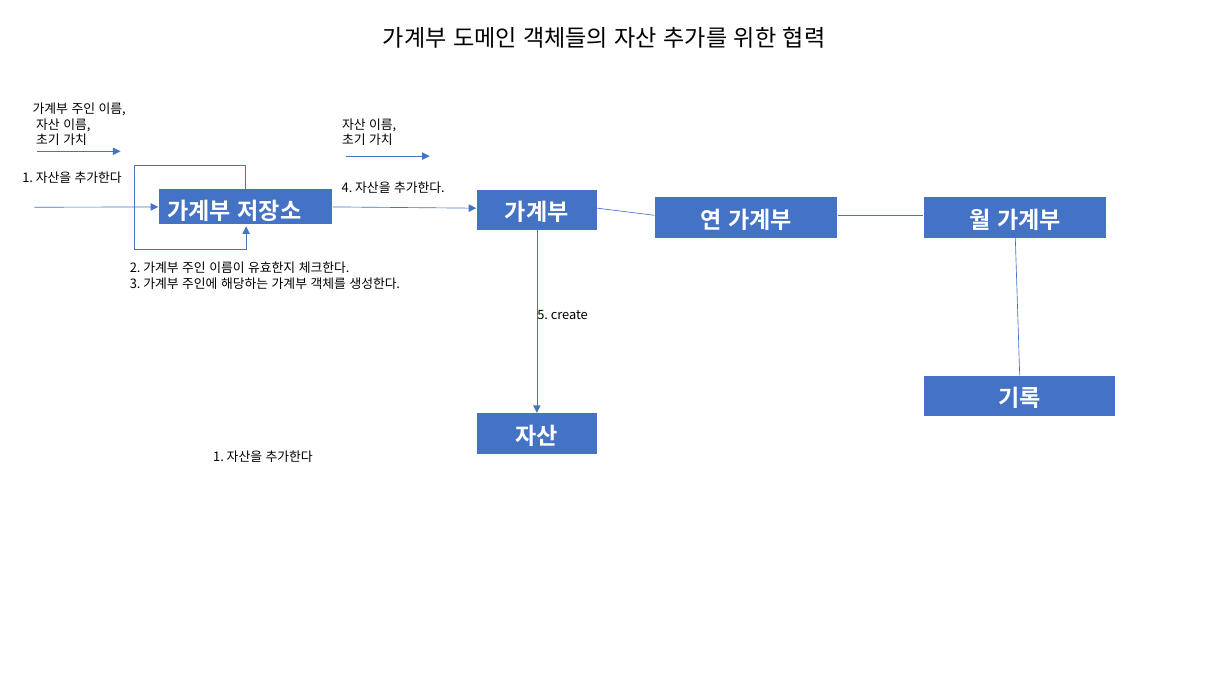
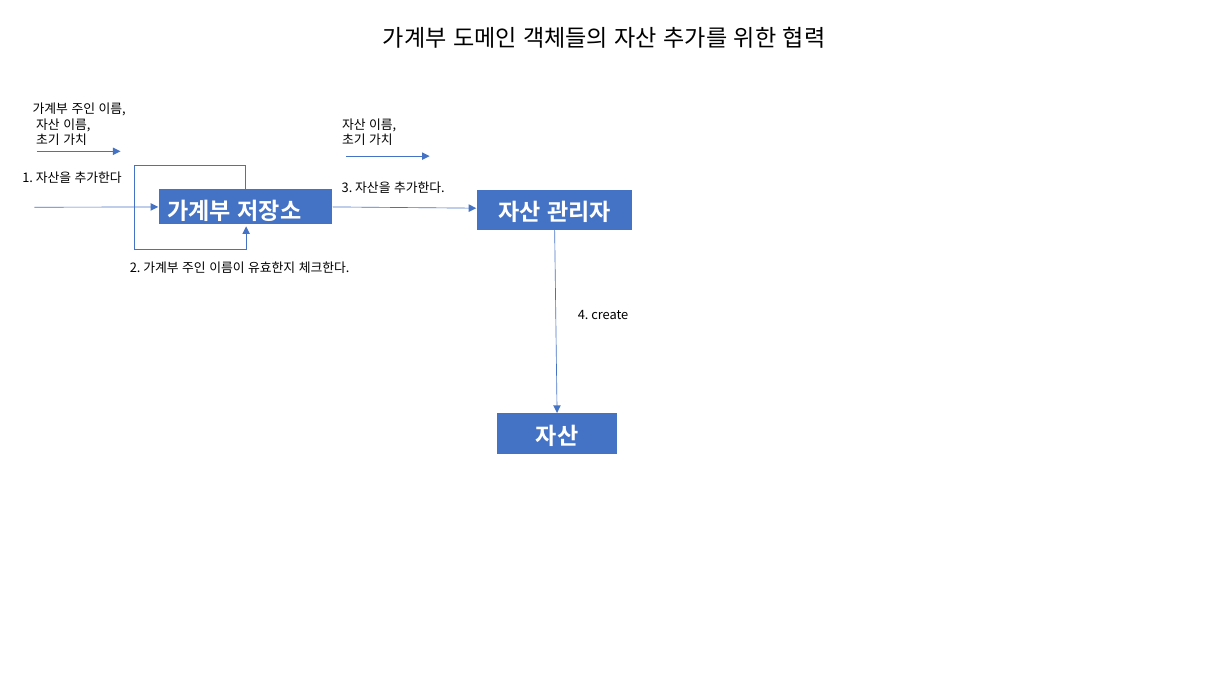
Before and after one commit to robinjoon/AccountBook-expanded, a slide deck: slide 3 of 가계부시스템 도메인모델,유스케이스.pptx. Drawn at 1232x693 pixels with LibreOffice and Linux fonts; fonts in the diff are those of the drawing. Boxes give left, top, right and bottom in pixels: in the first picture for what was removed or moved away, otherwise in the second. Text is boxed around its words. In the diff, an @@ line names an element or a change of style, - is before the commit and + after.

```diff
--- a/가계부시스템 도메인모델,유스케이스.pptx
+++ b/가계부시스템 도메인모델,유스케이스.pptx
@@ text at <box>342,181,445,193</box>: text changed @@
-4. 자산을 추가한다.
+3. 자산을 추가한다.
@@ table at <box>476,189,633,227</box> @@
-row 1, column 1: 가계부
+row 1, column 1: 자산 관리자
@@ table: place and size @@
-table at <box>476,189,597,227</box>
+table at <box>476,189,633,227</box>
@@ line removed from (598, 208) to (654, 215) @@
@@ table removed at <box>654,197,837,235</box>, 1 rows, 1 columns @@
-연 가계부
@@ table removed at <box>923,197,1106,235</box>, 1 rows, 1 columns @@
-월 가계부
@@ arrow moved from (537, 227) - (537, 413) to (555, 227) - (557, 413) @@
@@ line removed from (837, 215) to (923, 215) @@
@@ line removed from (1016, 234) to (1020, 375) @@
@@ text at <box>130,277,400,289</box>: paragraph removed @@
-3. 가계부 주인에 해당하는 가계부 객체를 생성한다.
@@ text at <box>578,310,628,319</box>: text changed @@
-5. create
+4. create
@@ table removed at <box>923,375,1116,413</box>, 1 rows, 1 columns @@
-기록
@@ table: place and size @@
-table at <box>476,413,597,450</box>
+table at <box>496,413,617,450</box>
@@ text removed at <box>213,450,313,462</box> @@
-1. 자산을 추가한다
```
Also in this commit, not shown: 1 other slide changed, 2 other files.
